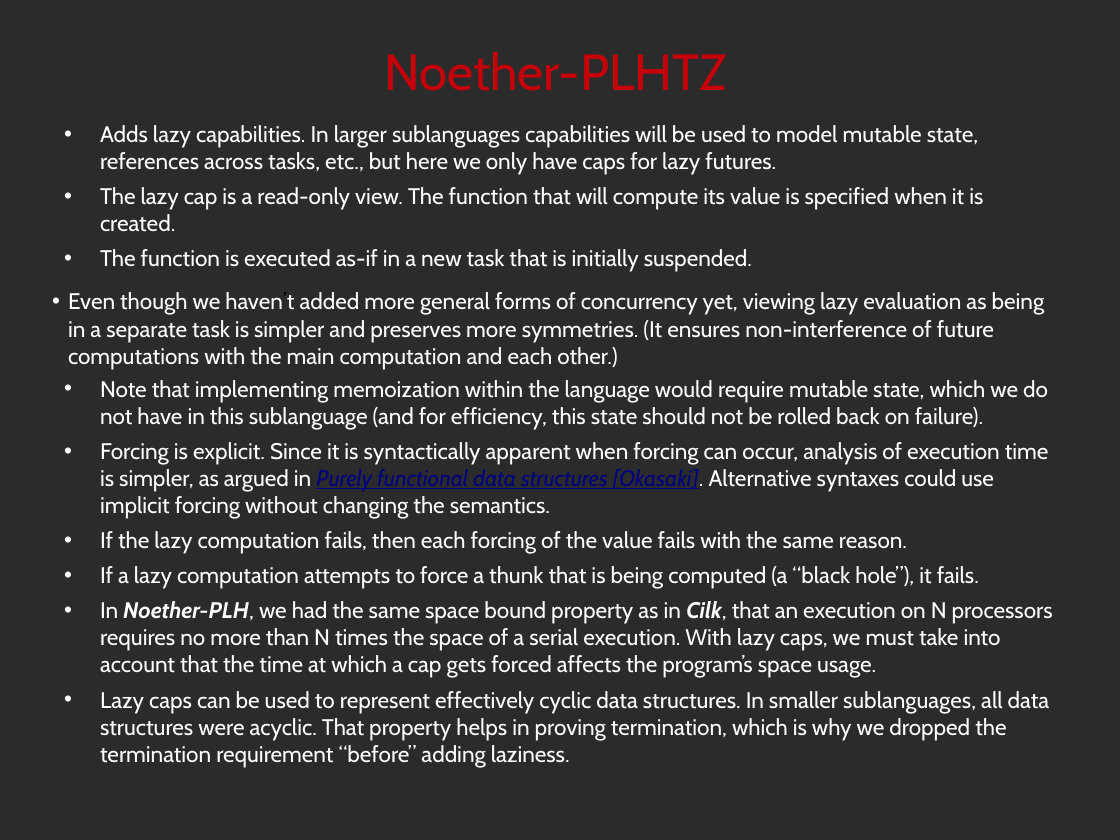
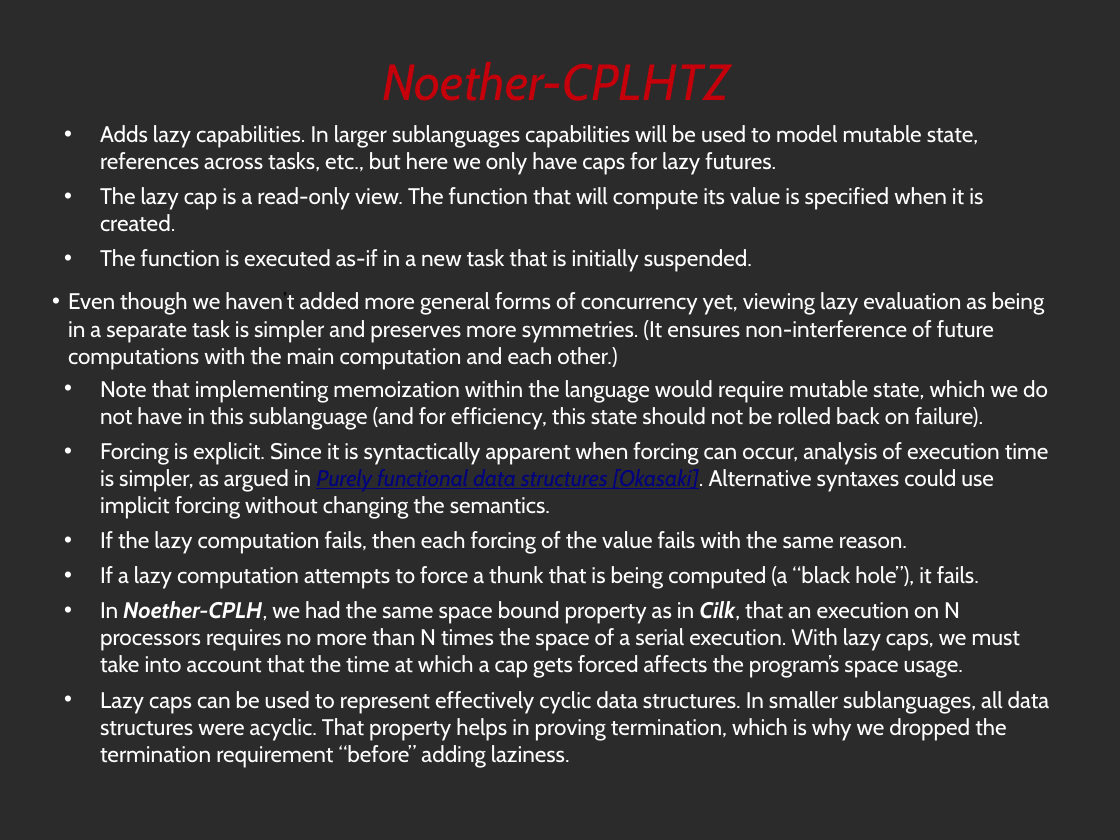
Before and after one commit to noether-lang/noether, a slide deck: slide 36 of doc/presentations/StrangeLoop/src/noether.odp. Drawn at 1120x840 pixels with LibreOffice and Linux fonts; fonts in the diff are those of the drawing; background and template pictures are left out; a plain dark background stands for a picture behind light text. Boxes give left, top, right and bottom in pixels: in the first picture for what was removed or moved away, otherwise in the second. Text is boxed around its words. In the diff, an @@ line names an element or a change of style, - is before the commit and + after.

```diff
--- a/doc/presentations/StrangeLoop/src/noether.odp
+++ b/doc/presentations/StrangeLoop/src/noether.odp
@@ title at [382, 62, 729, 101]: text changed; italic on @@
-Noether-PLHTZ
+Noether-CPLHTZ
@@ text at [100, 601, 1020, 678]: text changed @@
-• In Noether-PLH, we had the same space bound property as in Cilk, that an execution on N processors requires no more than N times the space of a serial execution. With lazy caps, we must take into account that the time at which a cap gets forced affects the program’s space usage.
+• In Noether-CPLH, we had the same space bound property as in Cilk, that an execution on N processors requires no more than N times the space of a serial execution. With lazy caps, we must take into account that the time at which a cap gets forced affects the program’s space usage.
```
Also in this commit, not shown: 33 other slides changed, 1 other file.
